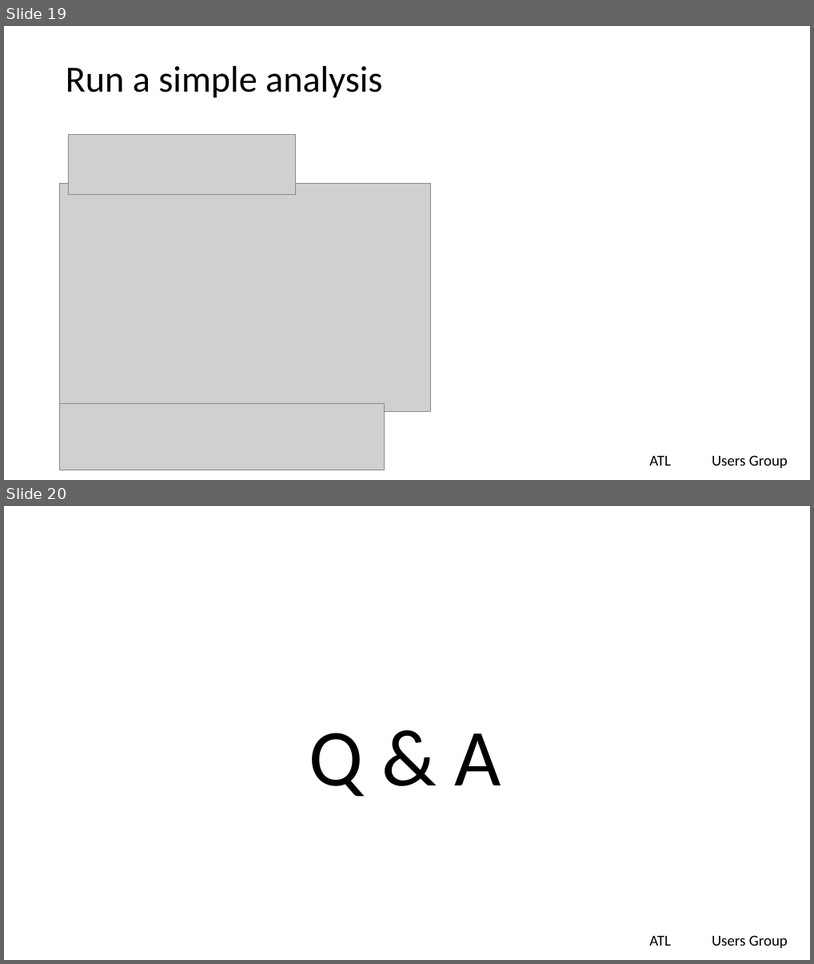
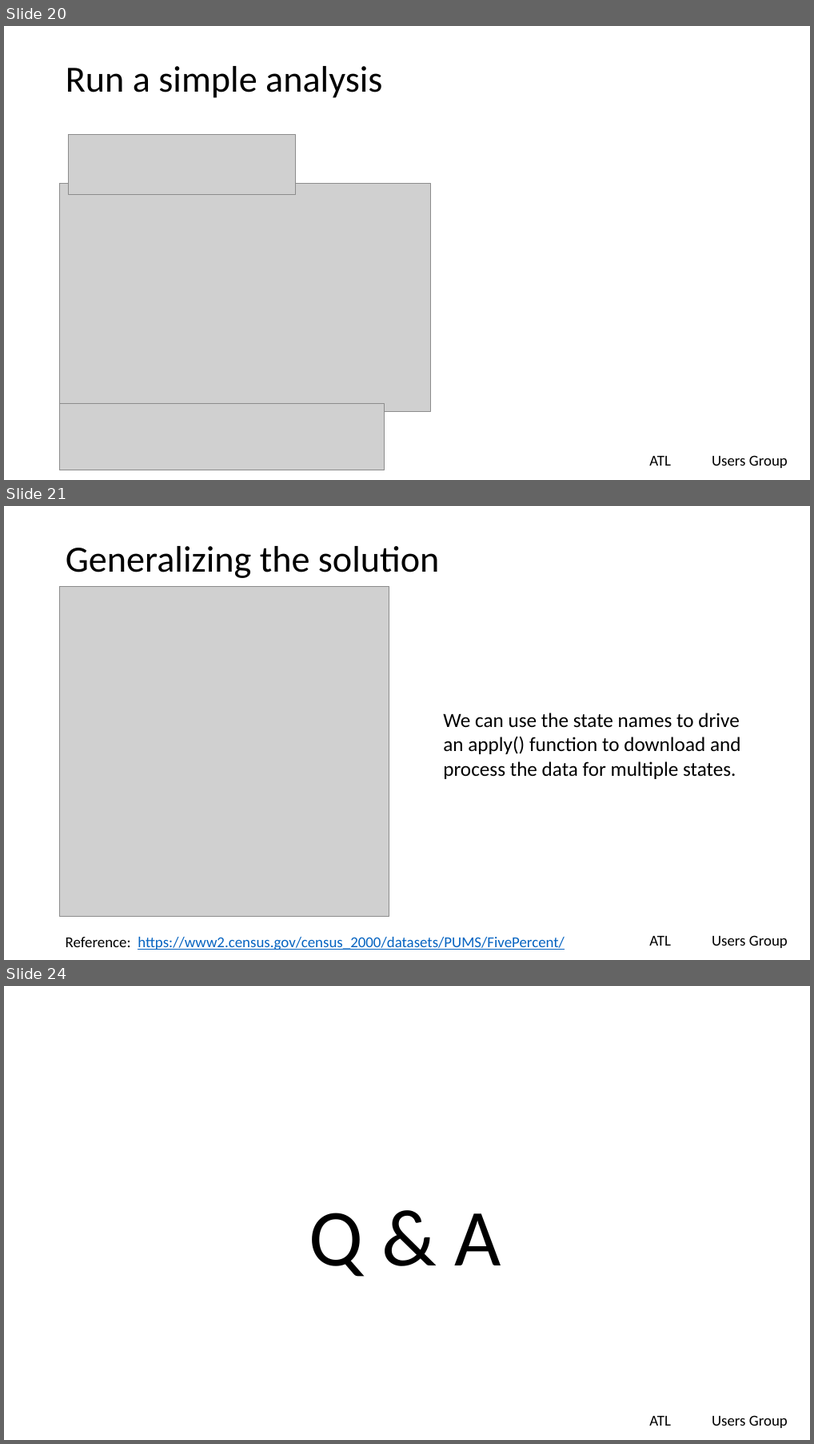
Before and after one commit to lgreski/readingFilesInR, a slide deck: presentation/readingFixedFilesInR.pptx. Shown one above the other, each under a label of ours: slides 19 and 20 before the commit, slides 20, 21 and 24 after it; the slides between them are not shown. The pictures are 814x964 and 814x1444 pixels, drawn with LibreOffice and Linux fonts; fonts in the diff are those of the drawing; grey boxes stand for pictures; background and template pictures are left out. Boxes give left, top, right and bottom in pixels: in the first picture for what was removed or moved away, otherwise in the second. Text is boxed around its words. In the diff, an @@ line names an element or a change of style, - is before the commit and + after.

Commit message:
add content on reading multiple state files

```diff
--- a/presentation/readingFixedFilesInR.pptx
+++ b/presentation/readingFixedFilesInR.pptx
@@ slide 21 added at bbox=[4, 506, 810, 960], background #FFFFFF; not listed: 2 template elements that a slide beside it also shows @@
@@ title added at bbox=[66, 546, 440, 578], 44 pt, text #000000 @@
+Generalizing the solution
@@ picture added at bbox=[60, 587, 390, 916] @@
@@ text added at bbox=[443, 712, 742, 779], 24 pt, text #000000 @@
+We can use the state names to drive
+an apply() function to download and
+process the data for multiple states.
@@ text added at bbox=[66, 936, 565, 950], 18 pt, text #0563C1, underline @@
+Reference: https://www2.census.gov/census_2000/datasets/PUMS/FivePercent/
@@ what was slide 19 is now slide 20 @@
@@ what was slide 20 is now slide 24 @@
```
Also in this commit, not shown: 6 slides changed, 5 other slides added, 1 slide removed.
